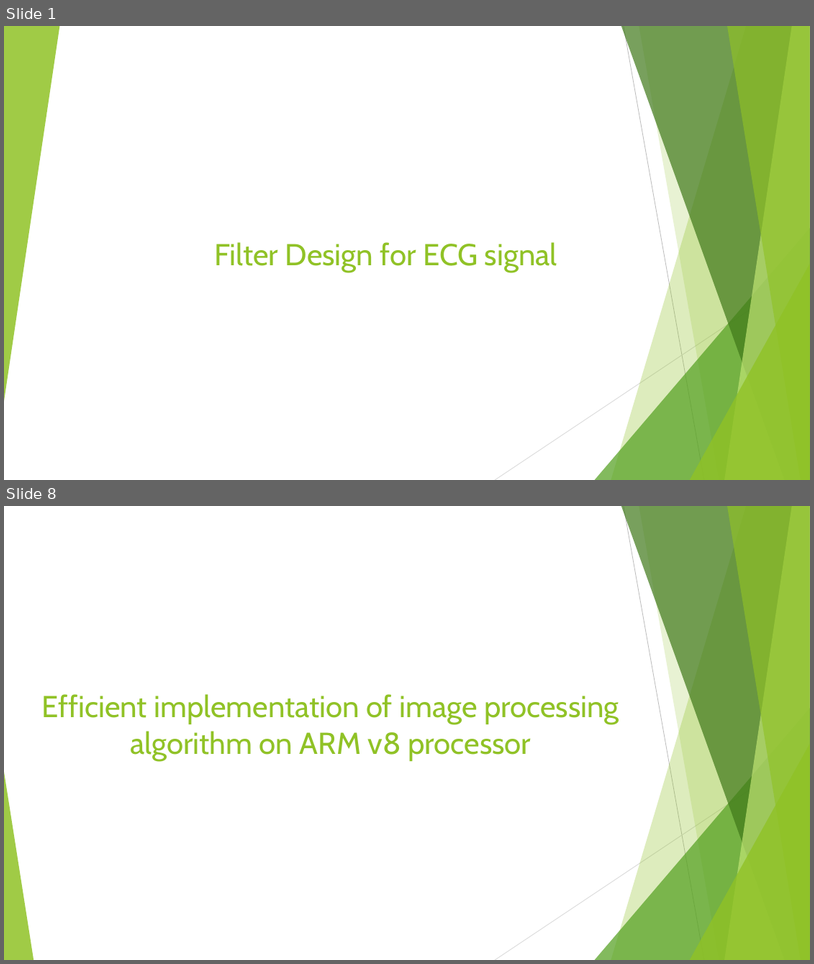
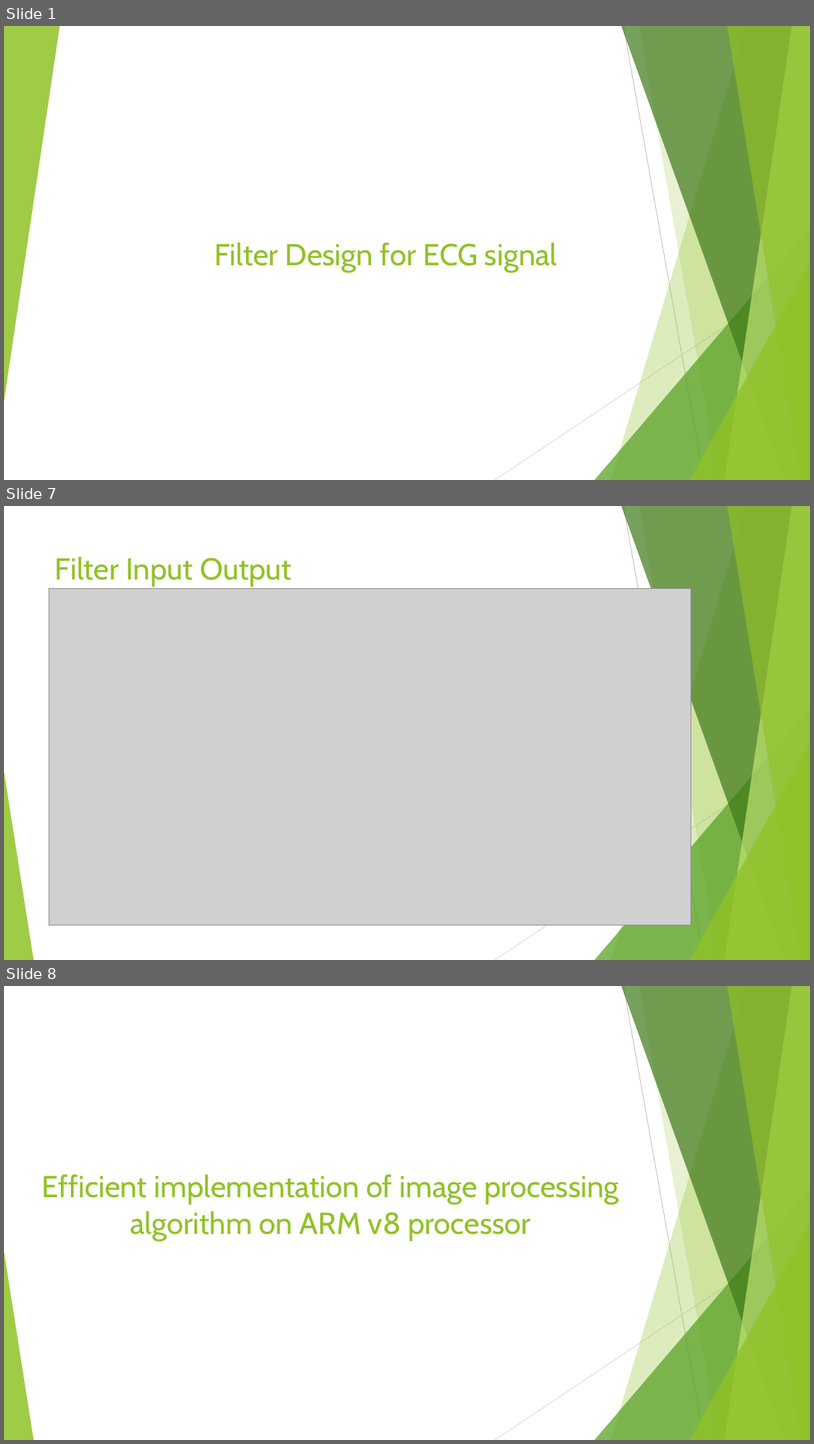
Before and after one commit to UmeshDeshmukh/Presentation, a slide deck: Presentation_E.pptx. Shown one above the other, each under a label of ours: slides 1 and 8 before the commit, slides 1, 7 and 8 after it; the slides between them are not shown. The pictures are 814x964 and 814x1444 pixels, drawn with LibreOffice and Linux fonts; fonts in the diff are those of the drawing; grey boxes stand for pictures. Boxes give left, top, right and bottom in pixels: in the first picture for what was removed or moved away, otherwise in the second. Text is boxed around its words. In the diff, an @@ line names an element or a change of style, - is before the commit and + after.

```diff
--- a/Presentation_E.pptx
+++ b/Presentation_E.pptx
@@ slide 7 added at (x1=4, y1=506, x2=810, y2=960), background #FFFFFF; not listed: 10 template elements that a slide beside it also shows @@
@@ title added at (x1=55, y1=556, x2=292, y2=587), 36 pt, text #90C226 @@
+Filter Input Output
@@ picture added at (x1=49, y1=589, x2=691, y2=924) @@
```
Also in this commit, not shown: 4 slides changed, 6 other slides added, 6 slides removed.
